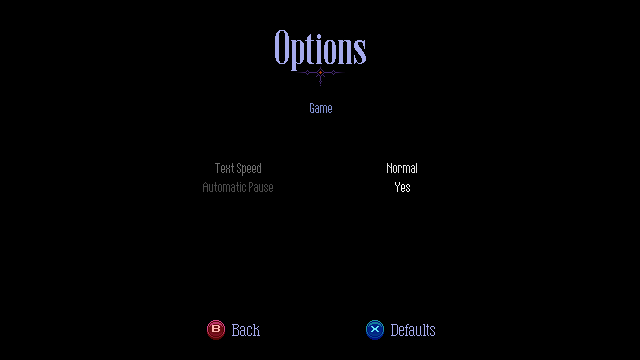
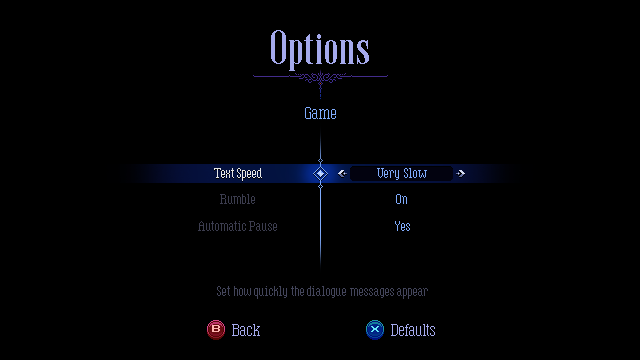
Two versions of the same layered image (640×360). Layer-by-layer changes:
painted on "header" over [253, 30, 388, 99]
moved "audio_window-main" above "textSpeed", painted on it over [305, 103, 336, 119]
showed "textSpeed_1", painted on it over [377, 163, 427, 180]
hid "textSpeed_3", painted on it over [384, 163, 419, 178]
showed group "master_selected" (4 layers) over [120, 118, 520, 299]
painted on "textSpeed_arrows" over [338, 164, 465, 178]
painted on "textSpeed_help" over [217, 263, 428, 299]
painted on "textSpeed_text_1" over [214, 163, 262, 182]
painted on "textSpeed_highlight" over [120, 118, 520, 271]
painted on "textSpeed_text_0" over [214, 163, 262, 181]
added group "rumble" with 8 layers above "autoPause" over [120, 127, 520, 298]
added layer "On" in group "rumble" over [396, 194, 407, 204]
added layer "rumble_text_0" in group "rumble" over [220, 194, 255, 204]
painted on "autoPause_value_yes" over [395, 182, 410, 231]
painted on "autoPause_text_0" over [198, 182, 277, 231]
painted on "back_xbox_0" over [237, 326, 260, 331]
